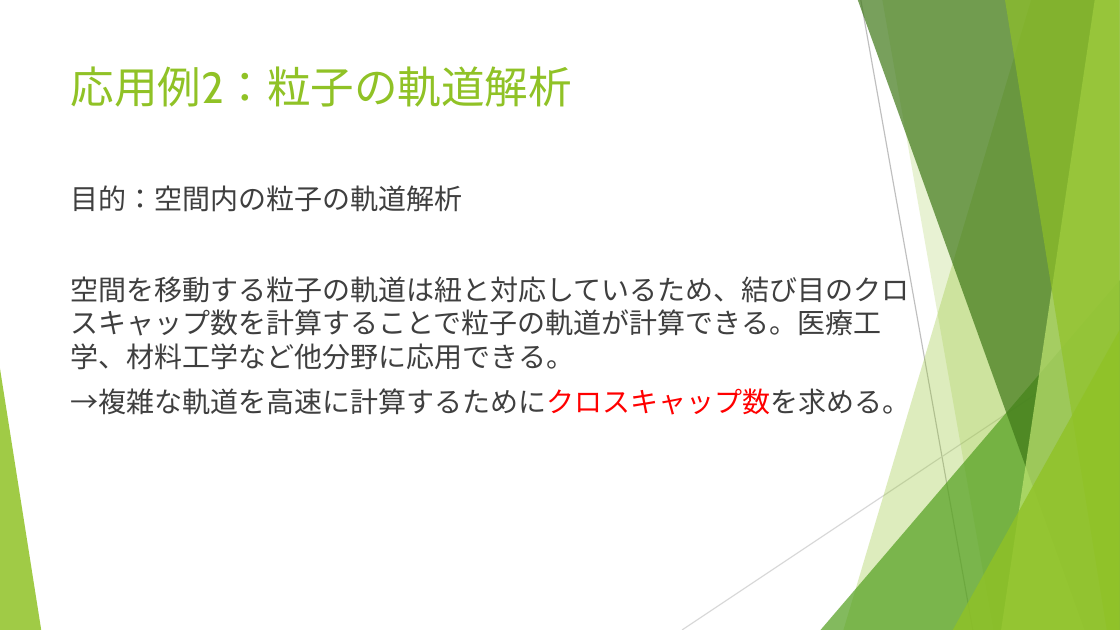
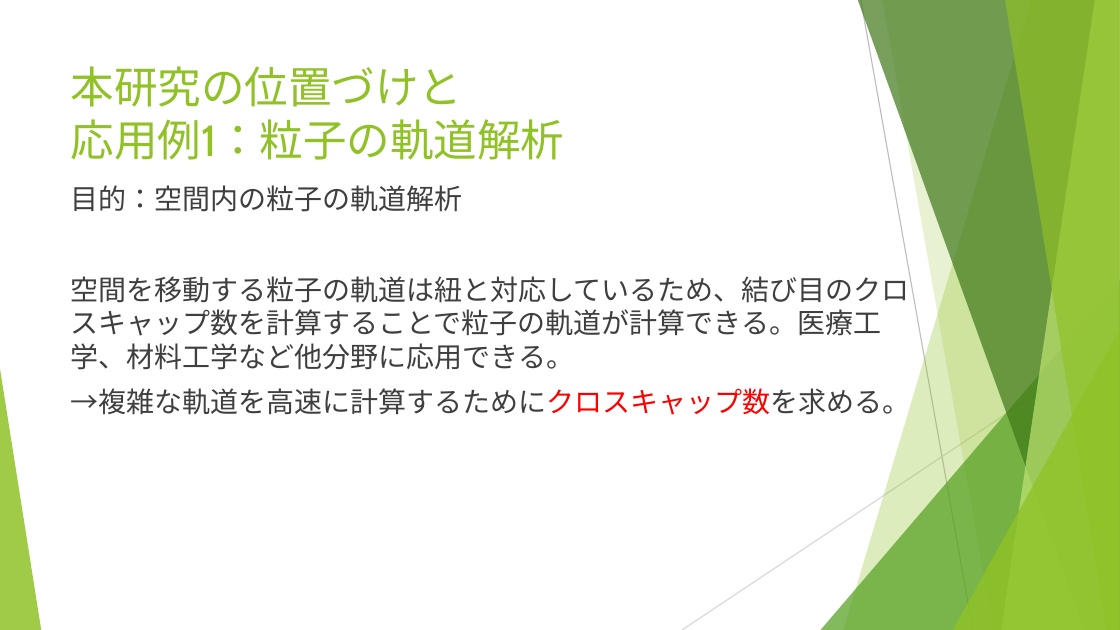
Before and after one commit to nanigasi-san/splus, a slide deck: slide 2 of paper/本番資料.pptx (slide 3 before the commit). Drawn at 1120x630 pixels with LibreOffice and Linux fonts; fonts in the diff are those of the drawing. Boxes give left, top, right and bottom in pixels: in the first picture for what was removed or moved away, otherwise in the second. Text is boxed around its words. In the diff, an @@ line names an element or a change of style, - is before the commit and + after.

```diff
--- a/paper/本番資料.pptx
+++ b/paper/本番資料.pptx
@@ title at <box>71,66,565,160</box>: text changed @@
-応用例2：粒子の軌道解析
+本研究の位置づけと
+応用例1：粒子の軌道解析
```
Also in this commit, not shown: 2 other slides changed.
